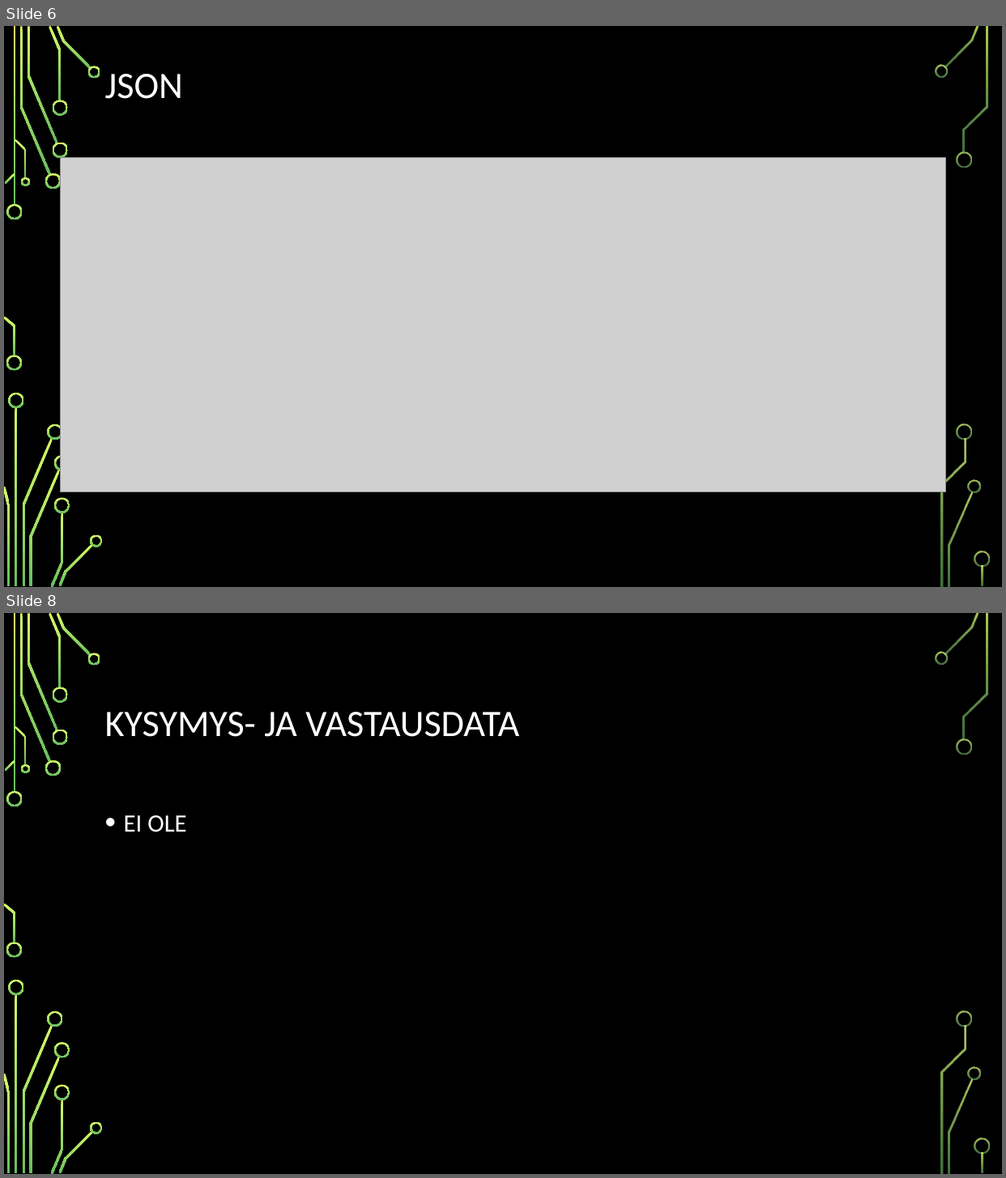
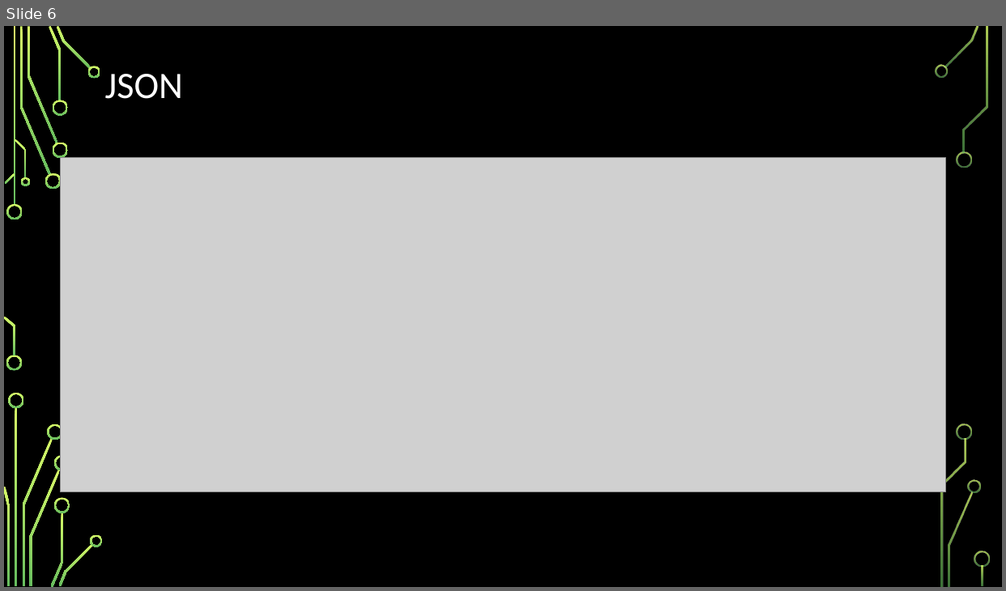
Before and after one commit to juliuspartanen/Reiska-1.1, a slide deck: PP-reiskat.pptx. Shown one above the other, each under a label of ours: slides 6 and 8 before the commit, slide 6 after it; the slides between them are not shown. The pictures are 1006x1178 and 1006x591 pixels, drawn with LibreOffice and Linux fonts; fonts in the diff are those of the drawing; grey boxes stand for pictures; background and template pictures are left out. Boxes give left, top, right and bottom in pixels: in the first picture for what was removed or moved away, otherwise in the second. Text is boxed around its words. In the diff, an @@ line names an element or a change of style, - is before the commit and + after.

```diff
--- a/PP-reiskat.pptx
+++ b/PP-reiskat.pptx
@@ slide 8 removed at box(4, 613, 1002, 1174), background picture (left out); not listed: 36 template elements that a slide beside it also shows @@
@@ title removed at box(105, 712, 519, 737) @@
-KYSYMYS- JA VASTAUSDATA
@@ text removed at box(124, 815, 186, 833) @@
-• EI OLE
```
Also in this commit, not shown: 5 slides changed, 1 other slide removed.
